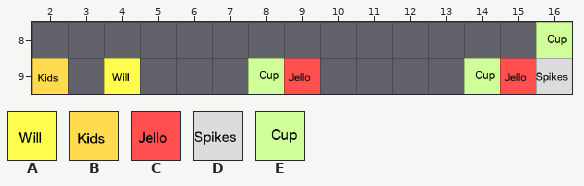
One commit to this Tiled map: Resources/levels/testLevel.tmx. This is how it looked before the edit.
Cells are 64x64 px. Shown: x 2..16, y 8..9.
Key: from "ImageSheet": A 0, B 1, C 10, D 11, E 20.
Objects are placed by their top-left corner, in cells (3,4 is the top-left corner of cell 3,4); size is 1x1 cell unless given.
Objects on layer "Objects" before:
E "cup" at 16,8
A "will" at 4,9
B "kids" at 2,9
C "jello" at 9,9
C "jello" at 15,9
E "cup" at 8,9
E "cup" at 14,9
D "spikes" at 16,9
New version:
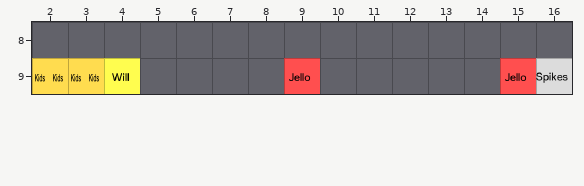
From the commit log: First bit of level reading
Change:
Layer "Objects" (removed):
removed: E "cup" at 16,8
removed: B "kids" at 2,9
removed: E "cup" at 8,9
removed: E "cup" at 14,9
Layer "Kids" (added):
added: B "kid" at 2,9 size 0.5x1
added: B "kid" at 2.5,9 size 0.5x1
added: B "kid" at 3,9 size 0.5x1
added: B "kid" at 3.5,9 size 0.5x1
